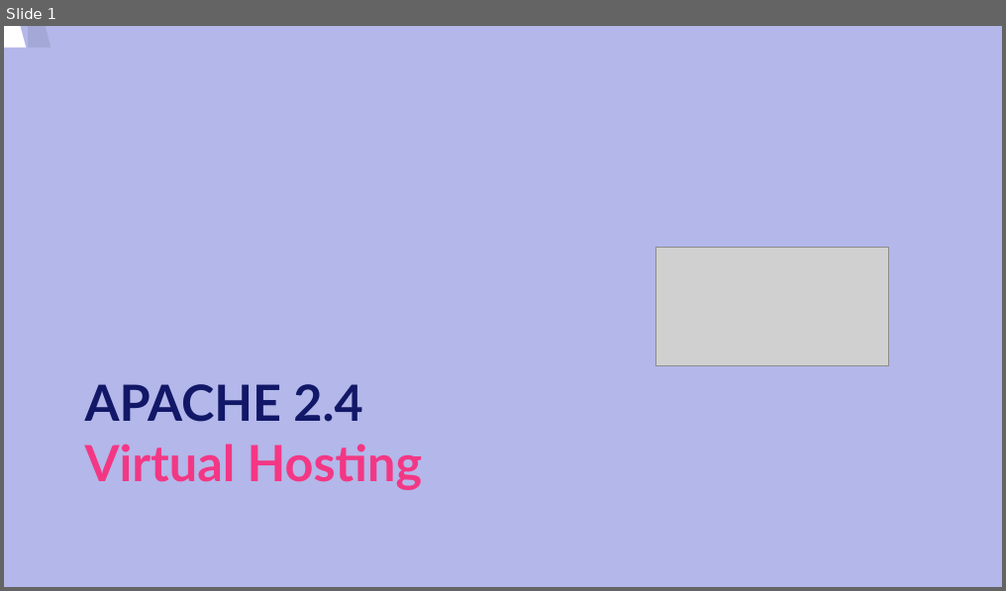
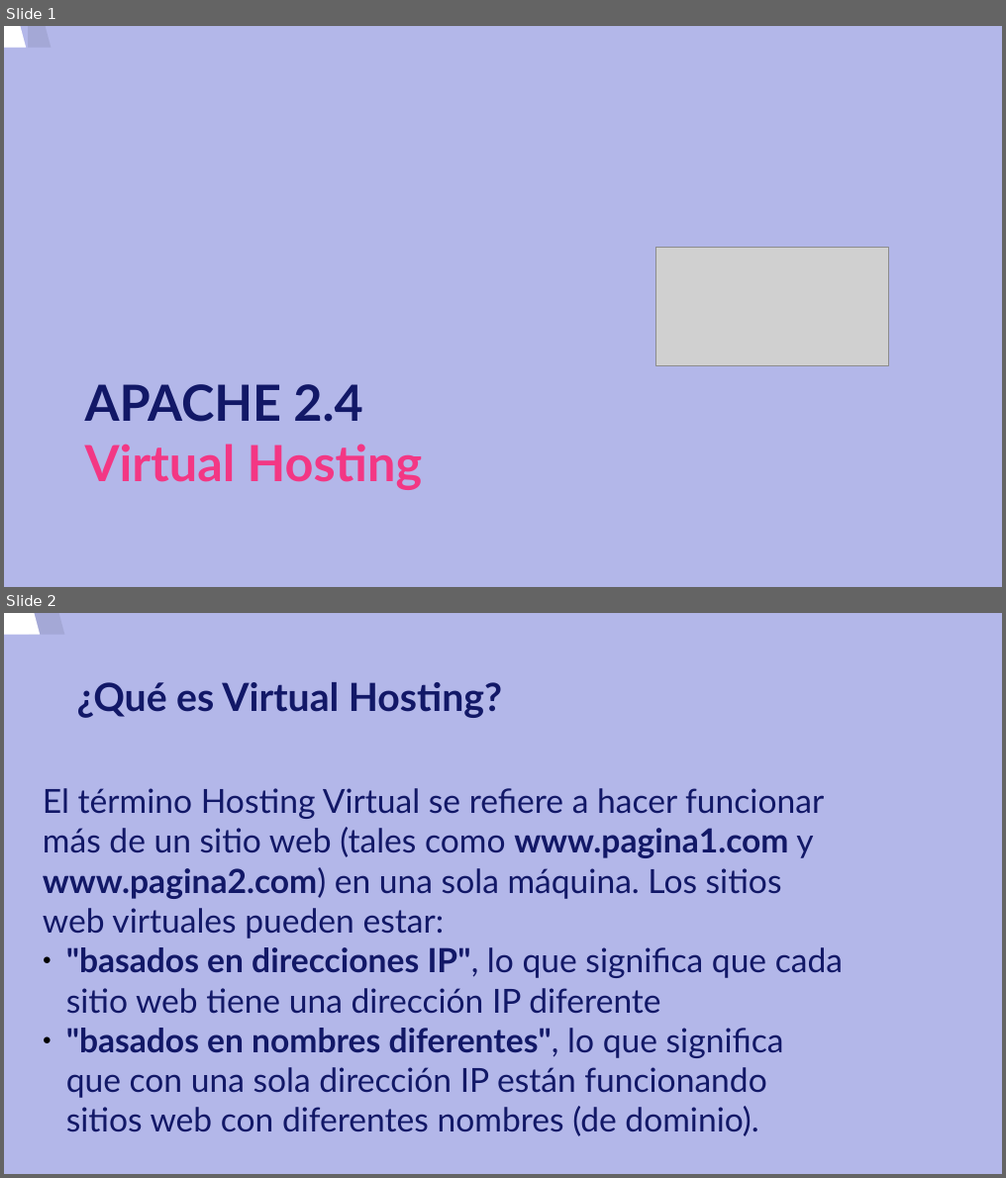
Before and after one commit to carloskuce/SRI, a slide deck: curso/u7/u7.odp. Shown one above the other, each under a label of ours: slide 1 before the commit, slides 1 and 2 after it. The pictures are 1006x591 and 1006x1178 pixels, drawn with LibreOffice and Linux fonts; fonts in the diff are those of the drawing; grey boxes stand for pictures. Boxes give left, top, right and bottom in pixels: in the first picture for what was removed or moved away, otherwise in the second. Text is boxed around its words. In the diff, an @@ line names an element or a change of style, - is before the commit and + after.

```diff
--- a/curso/u7/u7.odp
+++ b/curso/u7/u7.odp
@@ slide 2 added at bbox=[4, 613, 1002, 1174], background #B3B7E9 @@
@@ freeform shape added at bbox=[4, 613, 902, 1174], fill #FFFFFF @@
@@ freeform shape added at bbox=[29, 613, 927, 1174], fill #000000 at 8% opacity @@
@@ title added at bbox=[77, 682, 502, 718], 28 pt, text #121867, bold @@
+¿Qué es Virtual Hosting?
@@ text added at bbox=[43, 788, 843, 1137], 24 pt, text #121867 @@
+El término Hosting Virtual se refiere a hacer funcionar más de un sitio web (tales como www.pagina1.com y www.pagina2.com) en una sola máquina. Los sitios web virtuales pueden estar:
+● "basados en direcciones IP", lo que significa que cada sitio web tiene una dirección IP diferente
+● "basados en nombres diferentes", lo que significa que con una sola dirección IP están funcionando sitios web con diferentes nombres (de dominio).
```
Also in this commit, not shown: 1 slide changed, 1 other file.
